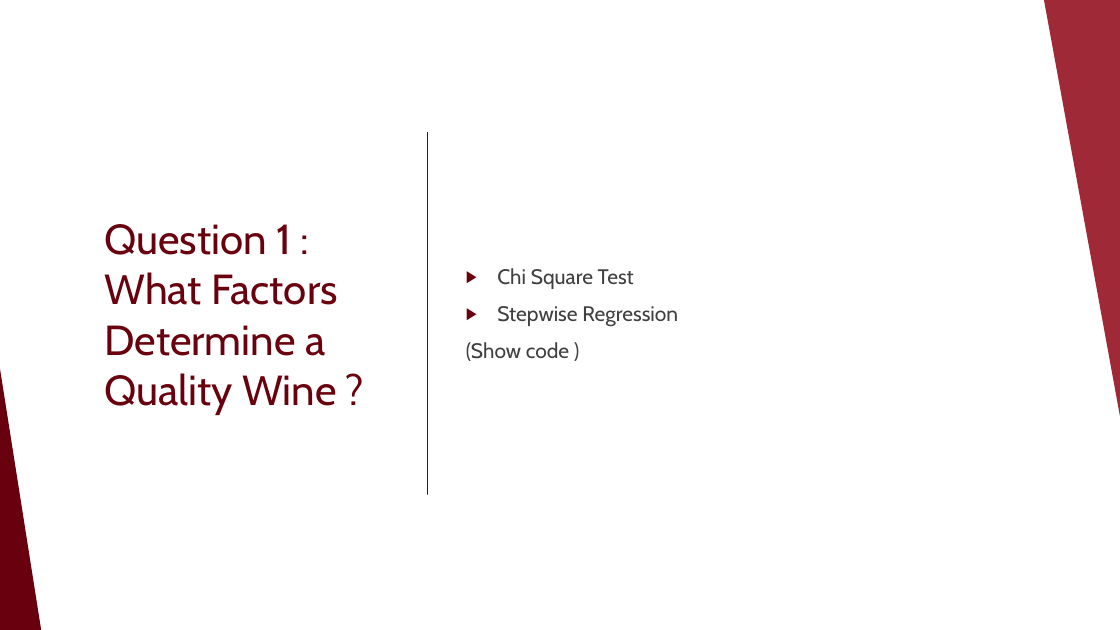
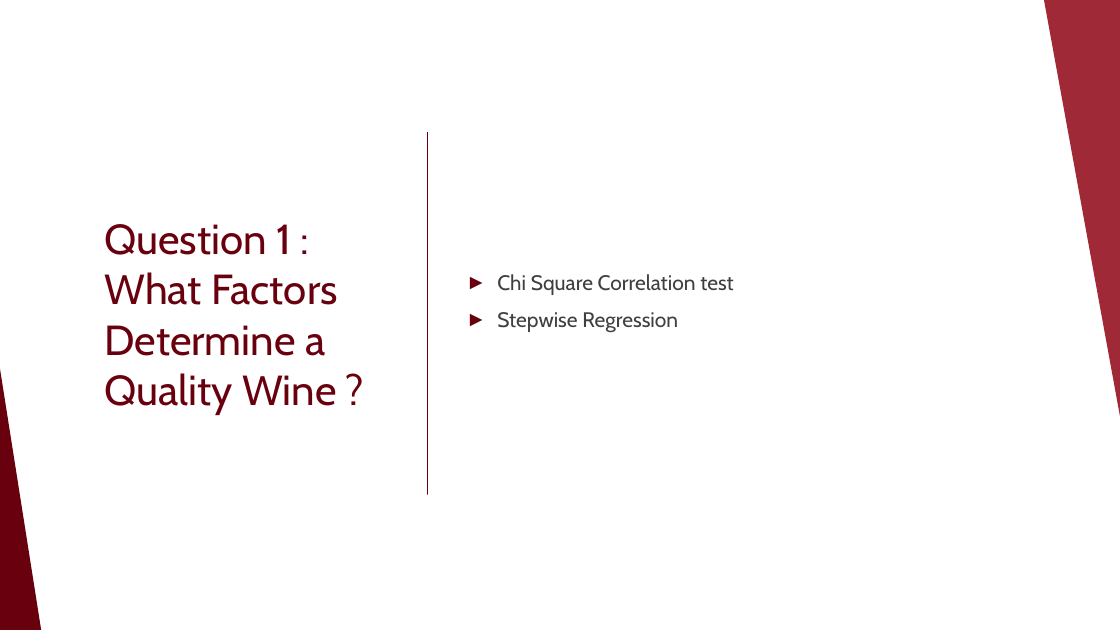
Before and after one commit to Phoebe-Moore/FinalProject, a slide deck: slide 11 of Red Wine Quality Analysis Presentation update.pptx. Drawn at 1120x630 pixels with LibreOffice and Linux fonts; fonts in the diff are those of the drawing. Boxes give left, top, right and bottom in pixels: in the first picture for what was removed or moved away, otherwise in the second. Text is boxed around its words. In the diff, an @@ line names an element or a change of style, - is before the commit and + after.

```diff
--- a/Red Wine Quality Analysis Presentation update.pptx
+++ b/Red Wine Quality Analysis Presentation update.pptx
@@ text at (x1=497, y1=274, x2=734, y2=295): text changed; text colour #404040 to #3F3F3F @@
-▶ Chi Square Test
+► Chi Square Correlation test
@@ text at (x1=497, y1=312, x2=678, y2=333): text colour #404040 to #3F3F3F in "Stepwise Regression"; bullet ▶ to ► @@
@@ text at (x1=466, y1=342, x2=569, y2=361): paragraph removed @@
-(Show code )
```
Also in this commit, not shown: 17 other slides changed, 5 slides added, 4 slides removed.
